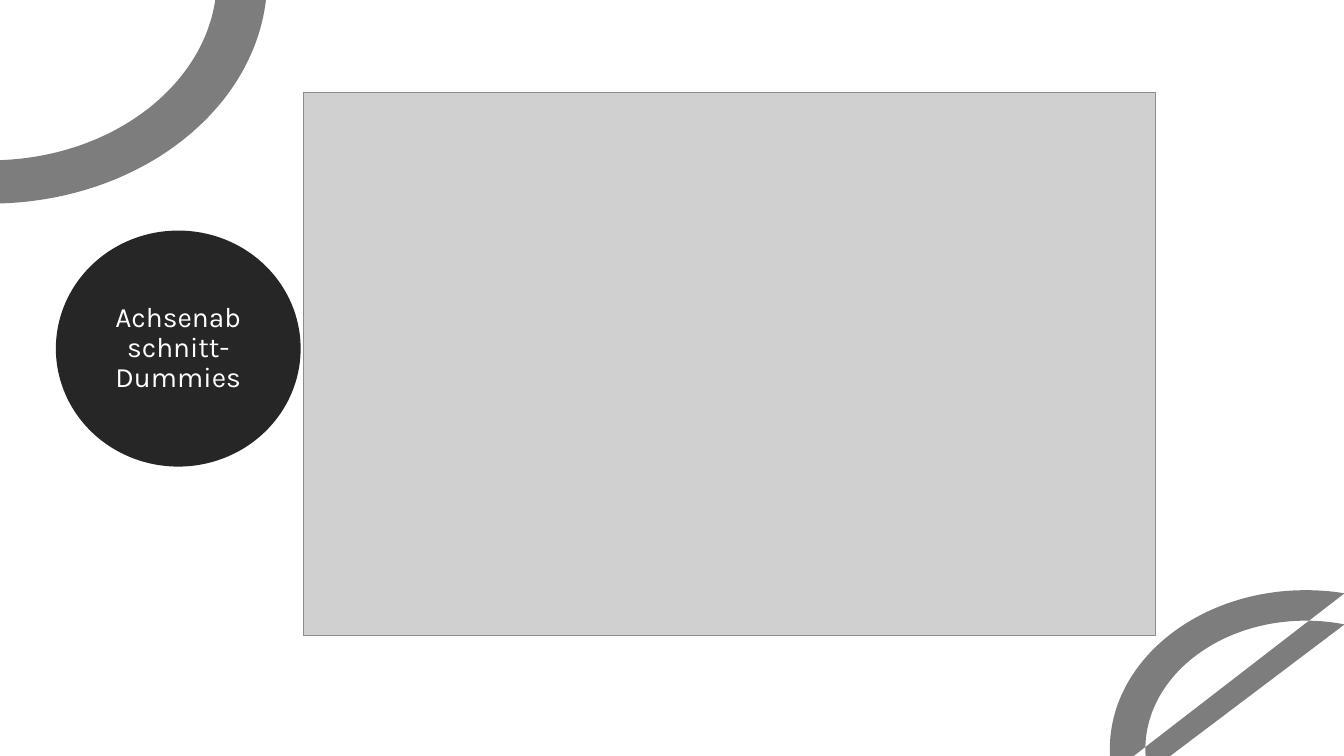
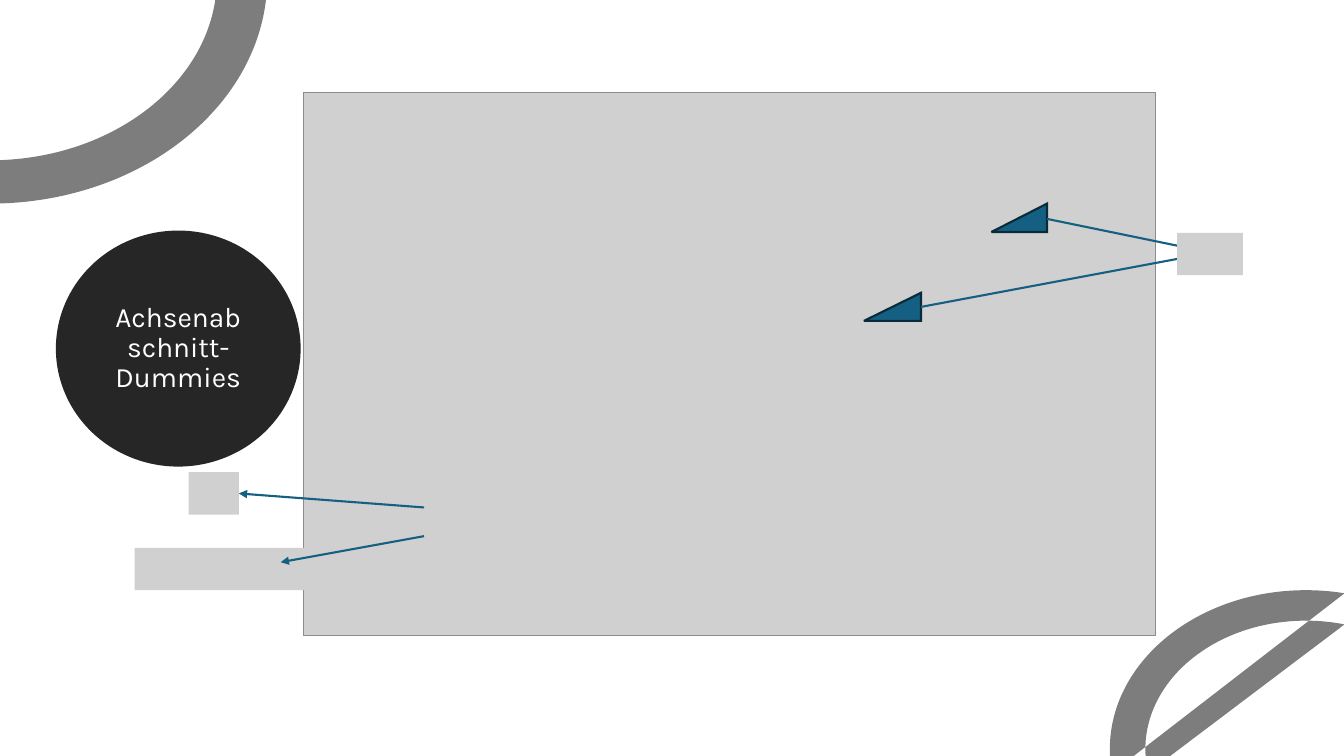
Before and after one commit to ApeXLgross/Stats2_project_PP, a slide deck: slide 10 of Statistk2.pptx (slide 9 before the commit). Drawn at 1344x756 pixels with LibreOffice and Linux fonts; fonts in the diff are those of the drawing; grey boxes stand for pictures. Boxes give left, top, right and bottom in pixels: in the first picture for what was removed or moved away, otherwise in the second. Text is boxed around its words. In the diff, an @@ line names an element or a change of style, - is before the commit and + after.

```diff
--- a/Statistk2.pptx
+++ b/Statistk2.pptx
@@ right triangle added at [992,204,1048,232], fill #156082, outline #092A39 1.5 pt @@
@@ arrow added from (1048, 219) to (1192, 249), #156082 1.5 pt @@
@@ picture added at [1178,233,1243,275] @@
@@ arrow added from (922, 307) to (1192, 256), #156082 1.5 pt @@
@@ right triangle added at [864,293,922,322], fill #156082, outline #092A39 1.5 pt @@
@@ picture added at [189,473,239,515] @@
@@ arrow added from (424, 507) to (239, 494), #156082 1.5 pt @@
@@ arrow added from (424, 536) to (280, 563), #156082 1.5 pt @@
@@ picture added at [135,548,313,591] @@
```
Also in this commit, not shown: 5 other slides changed, 13 slides added, 3 slides removed.
